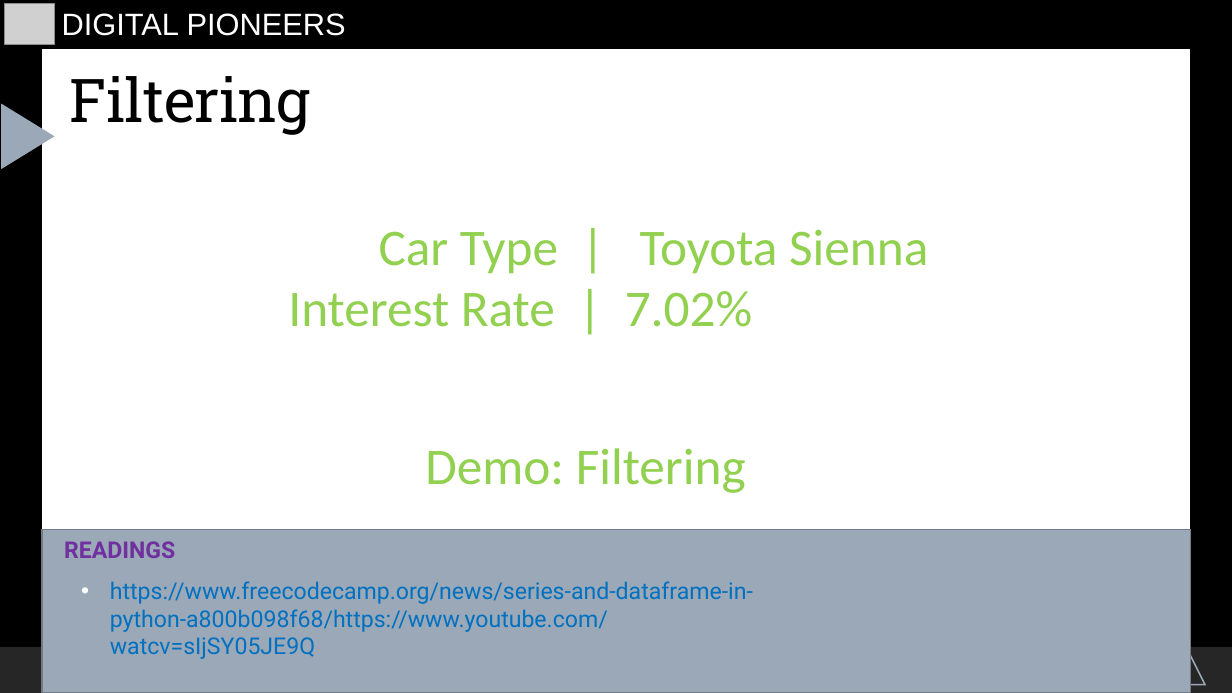
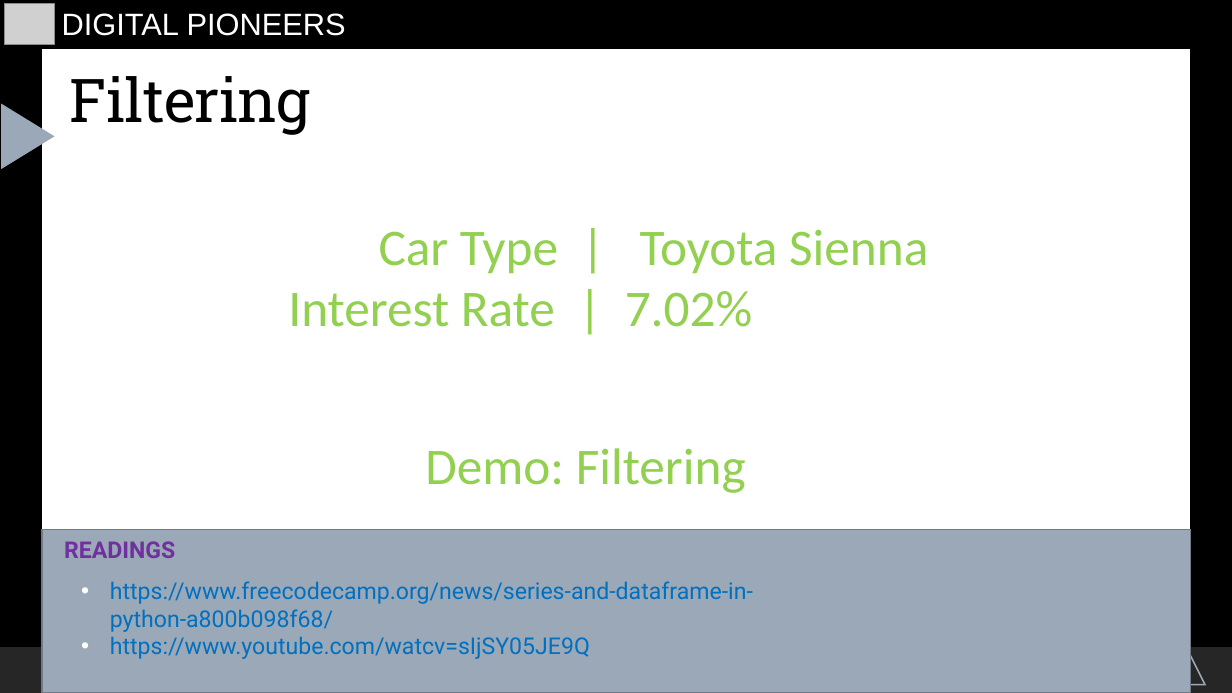
Before and after one commit to starswish2100/pythoninfinance, a slide deck: slide 11 of Introduction/hewei-material/5.Handling_Spreadsheets/HandlingSpreadsheets.odp. Drawn at 1232x693 pixels with LibreOffice and Linux fonts; fonts in the diff are those of the drawing; grey boxes stand for pictures. Boxes give left, top, right and bottom in pixels: in the first picture for what was removed or moved away, otherwise in the second. Text is boxed around its words. In the diff, an @@ line names an element or a change of style, - is before the commit and + after.

```diff
--- a/Introduction/hewei-material/5.Handling_Spreadsheets/HandlingSpreadsheets.odp
+++ b/Introduction/hewei-material/5.Handling_Spreadsheets/HandlingSpreadsheets.odp
@@ text at [110,581,753,659]: text changed @@
-• https://www.freecodecamp.org/news/series-and-dataframe-in-python-a800b098f68/https://www.youtube.com/watcv=sIjSY05JE9Q
+• https://www.freecodecamp.org/news/series-and-dataframe-in-python-a800b098f68/
+• https://www.youtube.com/watcv=sIjSY05JE9Q
```
Also in this commit, not shown: 14 other files.
